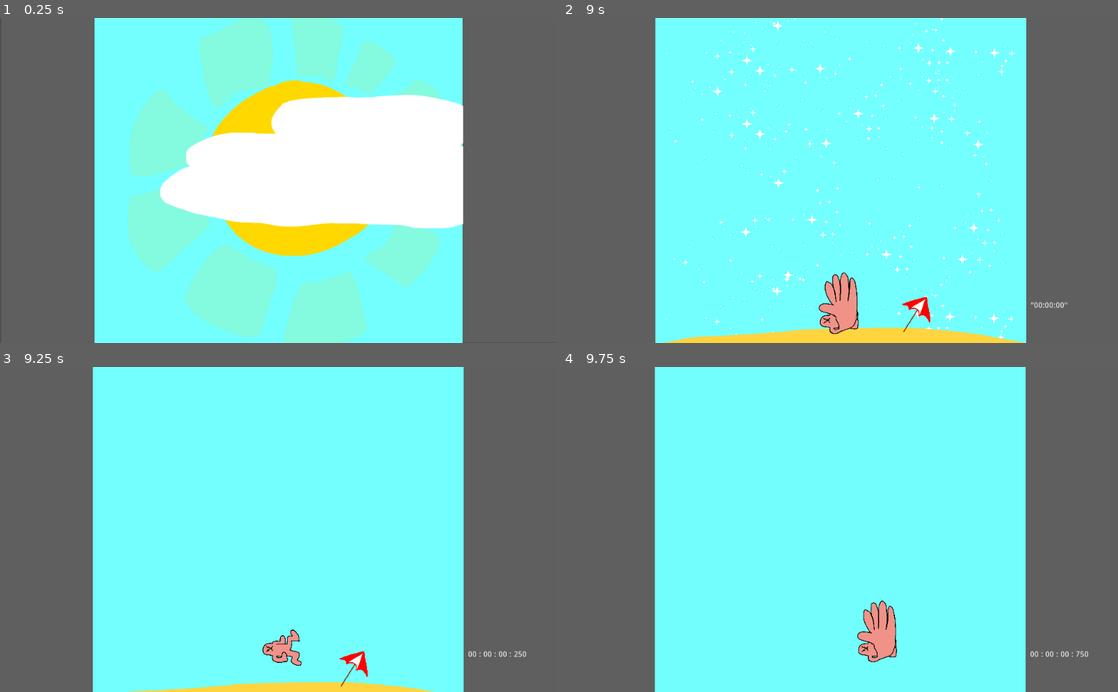
Above: before the commit, frames 1-4 (two rows, left to right).
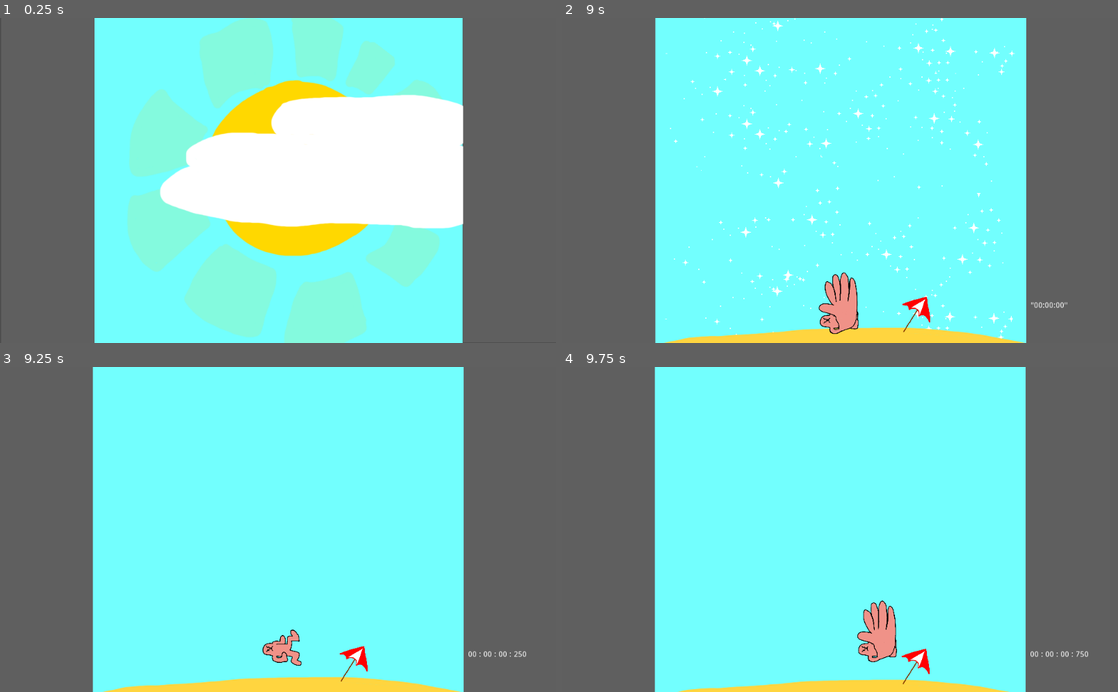
Above: after the commit, the same moments.

Repository: whenbellstoll/KillTheSun
Game: Godot game, scene res://Opening.tscn
The game is run twice, just before and just after one commit, with the same random seed, the same clock (stepped at 60 frames per second) and the same inputs.
Inputs:
- Up to frame 1 (0.25 s): no input
- Up to frame 2 (9 s): hold Right (move_right) 0.53-2.03 s; tap Space (slap) at 0.6, 1.35, 2.1, 2.85, 3.5, 3.6, 4.35, 5.1, 5.85, 6.6, 7.35, 8.1, 8.75, 8.85 s; hold Left (move_left) 2.03-2.78 s; tap Enter at 2.75, 6.5 s; hold Right (move_right) 2.78-4.28 s; hold Left (move_left) 4.28-5.03 s; hold Right (move_right) 5.03-5.78 s; hold Left (move_left) 5.78-7.28 s; hold Right (move_right) from 7.28 s (still down)
- Up to frame 3 (9.25 s): keep holding Right (move_right)
- Up to frame 4 (9.75 s): release Right (move_right) at 9.53 s; hold Left (move_left) from 9.53 s (still down); tap Space (slap) at 9.6 s

Frames 1-2 are identical in both runs. In frame 3, 1.3% of the frame differs, in the area x 18-83%, y 85-100%; in frame 4, 1.7%, in the area x 20-81%, y 86-100%.

Commit message:
speed normal

Diff:
--- a/Player.tscn
+++ b/Player.tscn
@@ -33,18 +33,6 @@
 "transitions": PoolRealArray( 1 ),
 "update": 0,
 "values": [ ExtResource( 3 ) ]
-}
-tracks/2/type = "value"
-tracks/2/path = NodePath("CollisionShape2D:disabled")
-tracks/2/interp = 1
-tracks/2/loop_wrap = true
-tracks/2/imported = false
-tracks/2/enabled = true
-tracks/2/keys = {
-"times": PoolRealArray( 0 ),
-"transitions": PoolRealArray( 1 ),
-"update": 0,
-"values": [ true ]
 }
 
 [sub_resource type="Animation" id=2]
@@ -87,18 +75,6 @@
 "update": 1,
 "values": [ true ]
 }
-tracks/3/type = "value"
-tracks/3/path = NodePath("CollisionShape2D:disabled")
-tracks/3/interp = 1
-tracks/3/loop_wrap = true
-tracks/3/imported = false
-tracks/3/enabled = true
-tracks/3/keys = {
-"times": PoolRealArray( 0 ),
-"transitions": PoolRealArray( 1 ),
-"update": 1,
-"values": [ false ]
-}
 
 [sub_resource type="Animation" id=4]
 resource_name = "Slap"
@@ -122,9 +98,9 @@
 tracks/1/imported = false
 tracks/1/enabled = true
 tracks/1/keys = {
-"times": PoolRealArray( 0, 0.3, 0.4 ),
+"times": PoolRealArray( 0, 0.4, 0.41 ),
 "transitions": PoolRealArray( 1, 1, 1 ),
-"update": 1,
+"update": 0,
 "values": [ Vector2( 256, 0 ), Vector2( 256, 0 ), Vector2( 0, 0 ) ]
 }
 tracks/2/type = "value"
@@ -138,18 +114,6 @@
 "transitions": PoolRealArray( 1, 1 ),
 "update": 1,
 "values": [ false, true ]
-}
-tracks/3/type = "value"
-tracks/3/path = NodePath("CollisionShape2D:disabled")
-tracks/3/interp = 1
-tracks/3/loop_wrap = true
-tracks/3/imported = false
-tracks/3/enabled = true
-tracks/3/keys = {
-"times": PoolRealArray( 0, 0.4 ),
-"transitions": PoolRealArray( 1, 1 ),
-"update": 1,
-"values": [ true, false ]
 }
 
 [sub_resource type="RectangleShape2D" id=5]
--- a/Scripts/Actor.gd
+++ b/Scripts/Actor.gd
@@ -23,7 +23,7 @@
 func _physics_process(delta):
 	distance += (-_velocity.y * delta);
 	# print(distance);
-	_velocity.y -= 5.666;
+	_velocity.y -= 0.333;
 	if _velocity.y < MAX_VERTICAL_VELOCITY:
 		_velocity.y = MAX_VERTICAL_VELOCITY;
 
